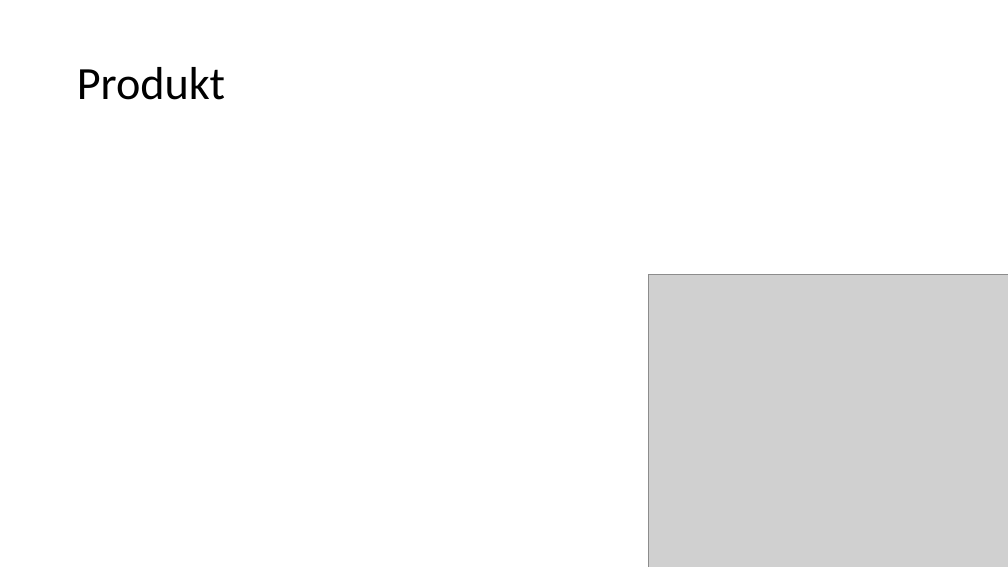
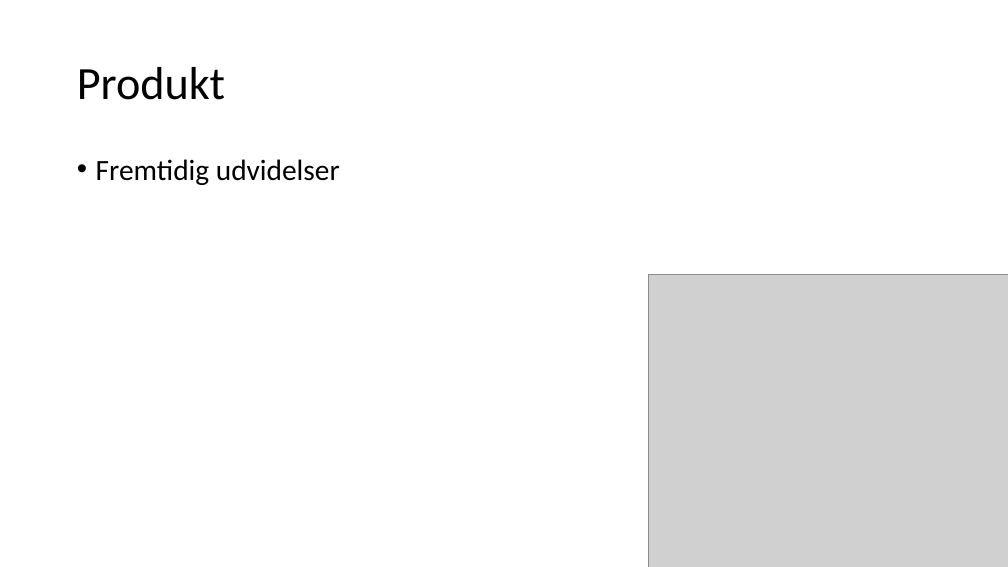
Before and after one commit to CodingBeagle/SemesterProjekt4-IKT, a slide deck: slide 7 of Gruppe1Semerprojekt4.pptx. Drawn at 1008x567 pixels with LibreOffice and Linux fonts; fonts in the diff are those of the drawing; grey boxes stand for pictures. Boxes give left, top, right and bottom in pixels: in the first picture for what was removed or moved away, otherwise in the second. Text is boxed around its words. In the diff, an @@ line names an element or a change of style, - is before the commit and + after.

Commit message:
leskja

```diff
--- a/Gruppe1Semerprojekt4.pptx
+++ b/Gruppe1Semerprojekt4.pptx
@@ text added at box(96, 159, 340, 185), 28 pt, text #000000 @@
+• Fremtidig udvidelser
```
